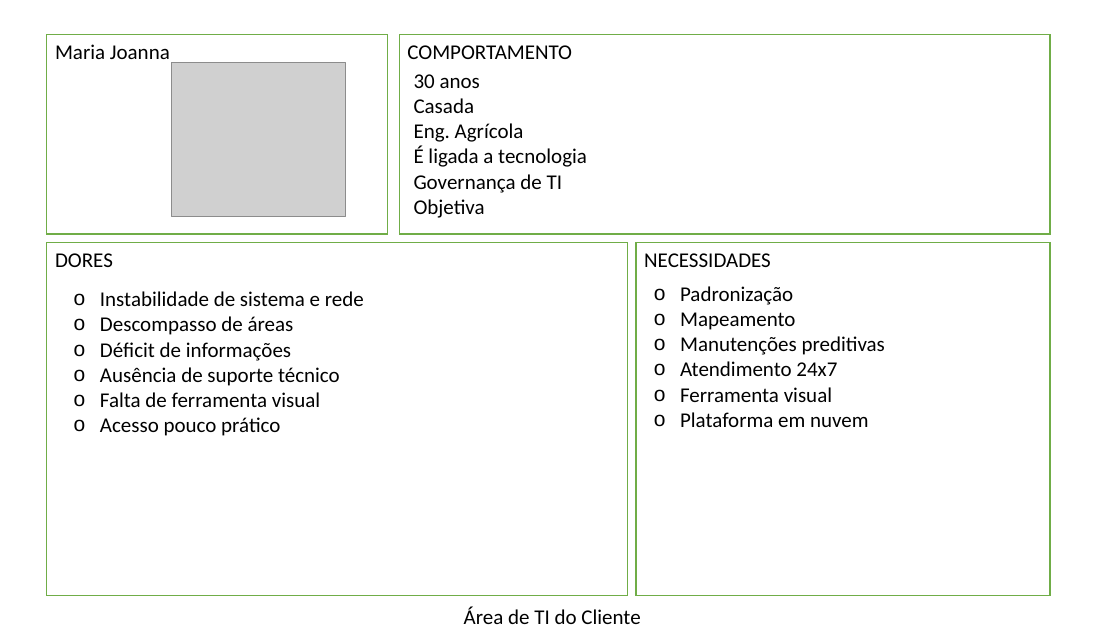
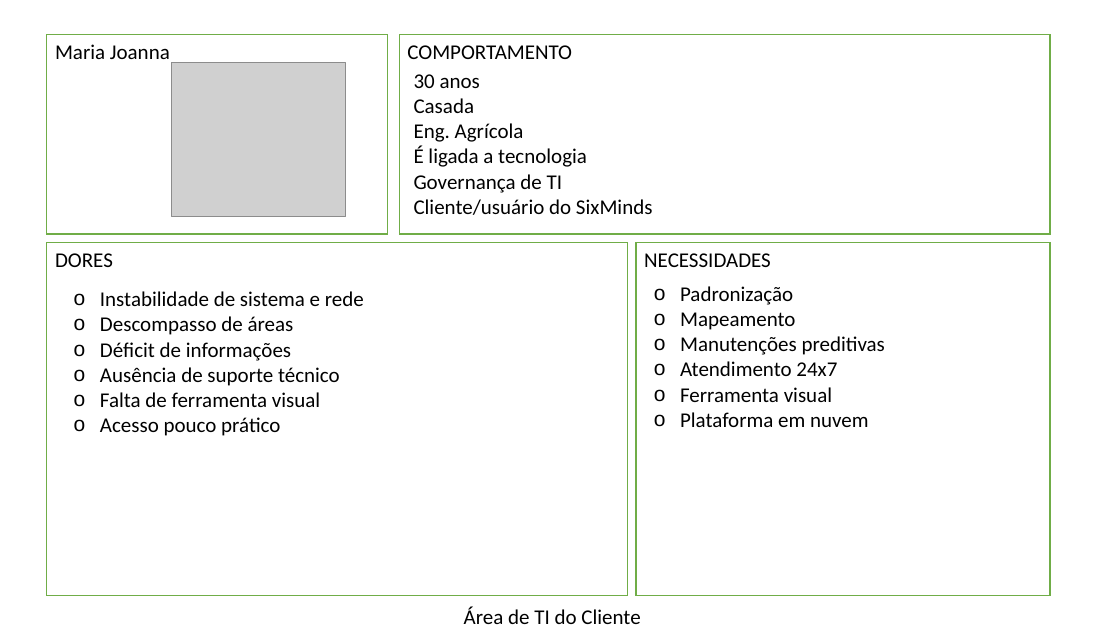
Before and after one commit to bandtec-grupoteste-2020-2/grupo-05-ccoa-20201, a slide deck: slide 3 of Projeto SIX MIND/Documentação/Persona.pptx. Drawn at 1120x630 pixels with LibreOffice and Linux fonts; fonts in the diff are those of the drawing; grey boxes stand for pictures. Boxes give left, top, right and bottom in pixels: in the first picture for what was removed or moved away, otherwise in the second. Text is boxed around its words. In the diff, an @@ line names an element or a change of style, - is before the commit and + after.

```diff
--- a/Projeto SIX MIND/Documentação/Persona.pptx
+++ b/Projeto SIX MIND/Documentação/Persona.pptx
@@ text at bbox=[414, 199, 653, 215]: text changed @@
-Objetiva
+Cliente/usuário do SixMinds
```
Also in this commit, not shown: 2 other slides changed, 1 other file.
